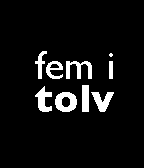
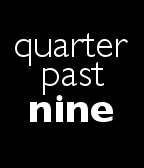
Revision of a layered 144x168 image; what changed, layer by layer:
removed layer "tolv" over left=35, top=85, right=114, bottom=112
removed layer "fem i ..." over left=35, top=51, right=113, bottom=79
added layer "past" above "nine" over left=43, top=62, right=104, bottom=95
added layer "nine" above "quarter" over left=30, top=95, right=113, bottom=122
added layer "quarter" above "Bakgrund" over left=15, top=33, right=128, bottom=66
